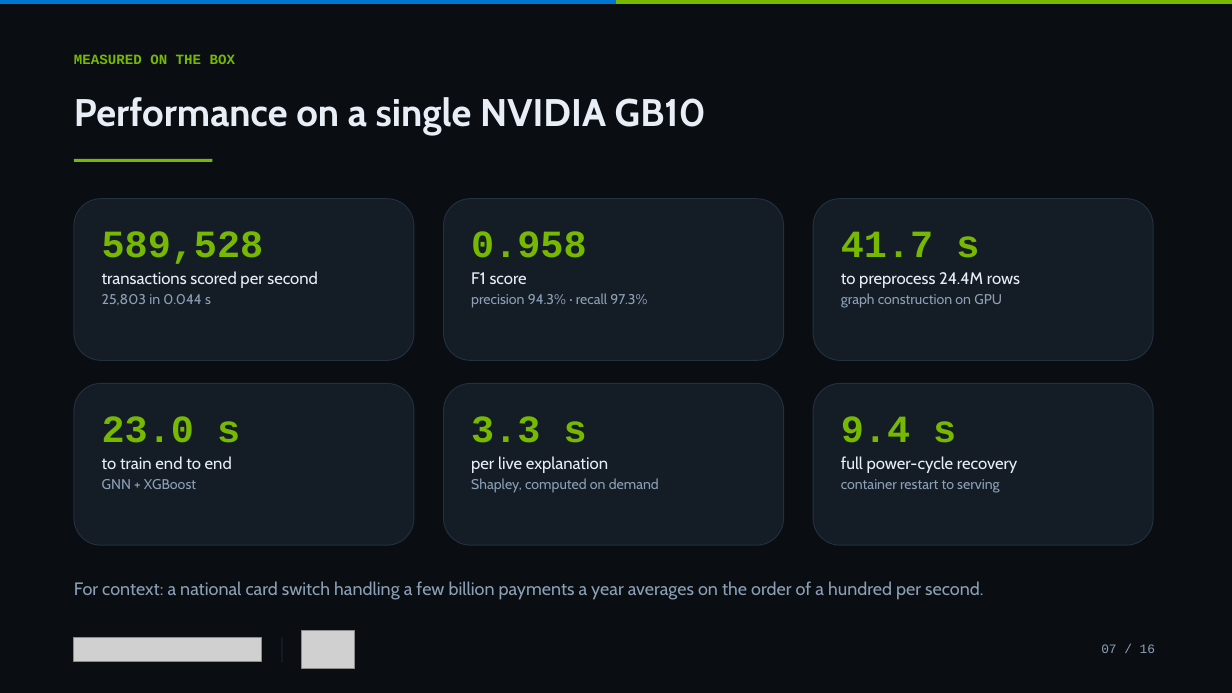
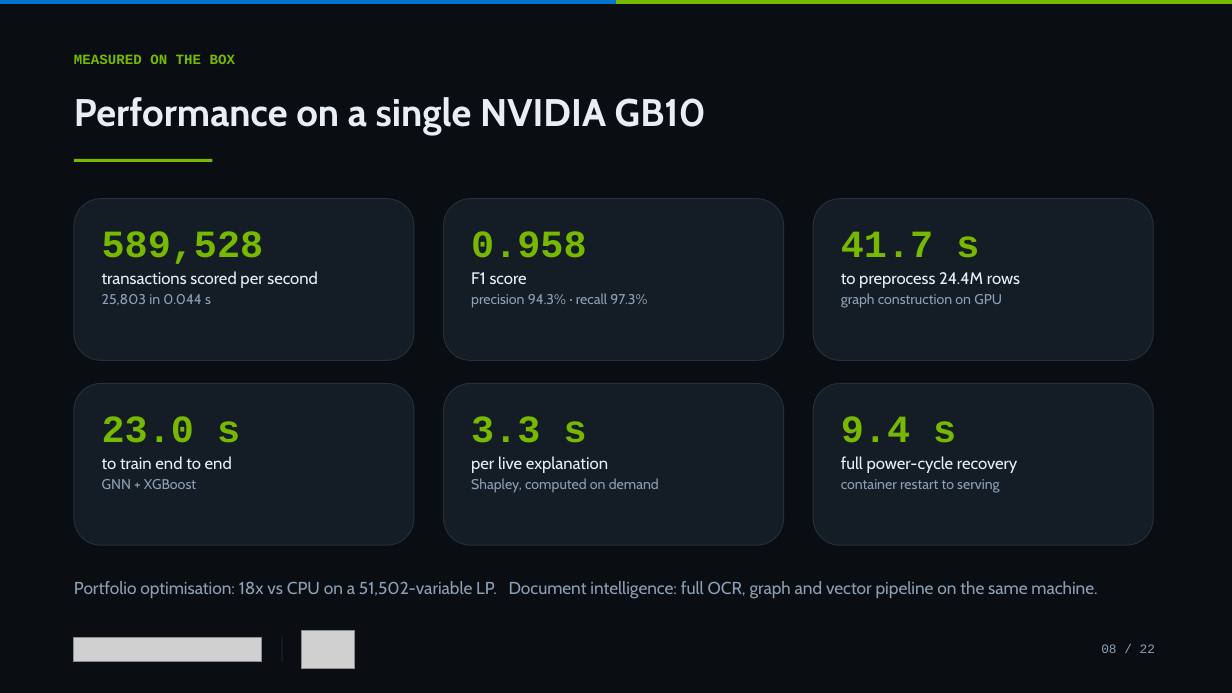
Before and after one commit to tamereissa77/Dell-Money2020, a slide deck: slide 8 of financial-fraud-detection/deck/Financial-Fraud-Detection-GB10.pptx (slide 7 before the commit). Drawn at 1232x693 pixels with LibreOffice and Linux fonts; fonts in the diff are those of the drawing; grey boxes stand for pictures. Boxes give left, top, right and bottom in pixels: in the first picture for what was removed or moved away, otherwise in the second. Text is boxed around its words. In the diff, an @@ line names an element or a change of style, - is before the commit and + after.

```diff
--- a/financial-fraud-detection/deck/Financial-Fraud-Detection-GB10.pptx
+++ b/financial-fraud-detection/deck/Financial-Fraud-Detection-GB10.pptx
@@ text at bbox=[74, 581, 1097, 599]: text changed; size 14 to 13.5 pt @@
-For context: a national card switch handling a few billion payments a year averages on the order of a hundred per second.
+Portfolio optimisation: 18x vs CPU on a 51,502-variable LP. Document intelligence: full OCR, graph and vector pipeline on the same machine.
@@ text at bbox=[1101, 644, 1155, 653]: text changed @@
-07 / 16
+08 / 22
```
Also in this commit, not shown: 14 other slides changed, 6 slides added, 15 other files.
